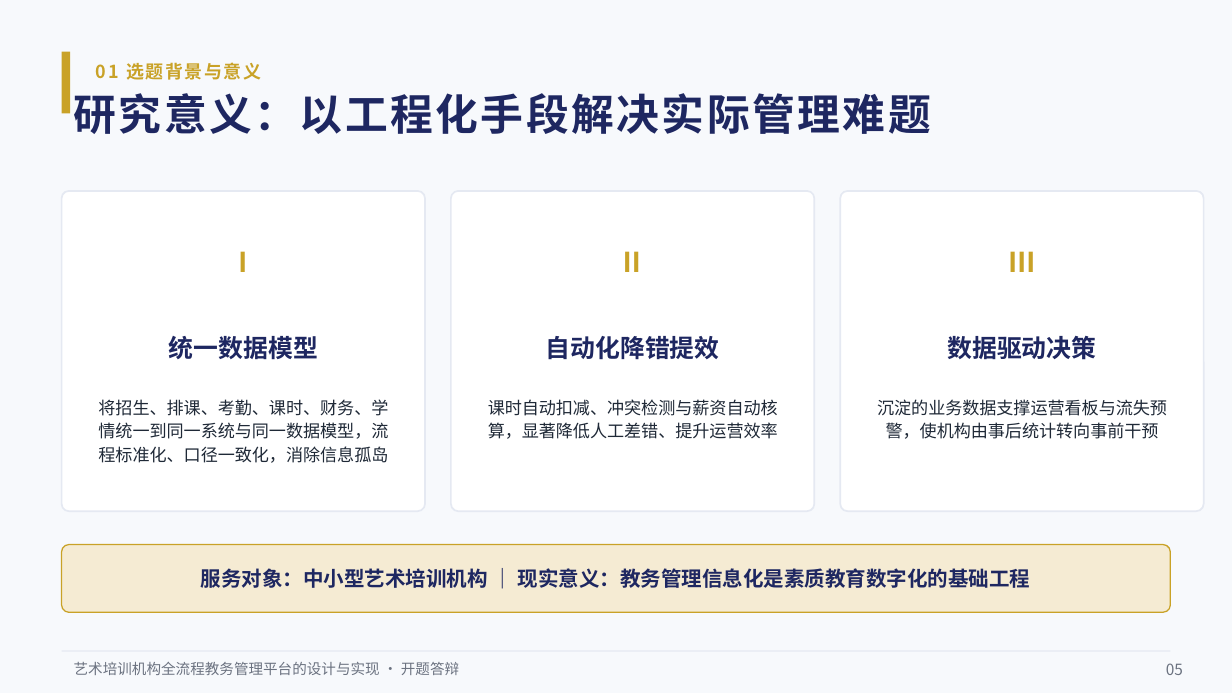
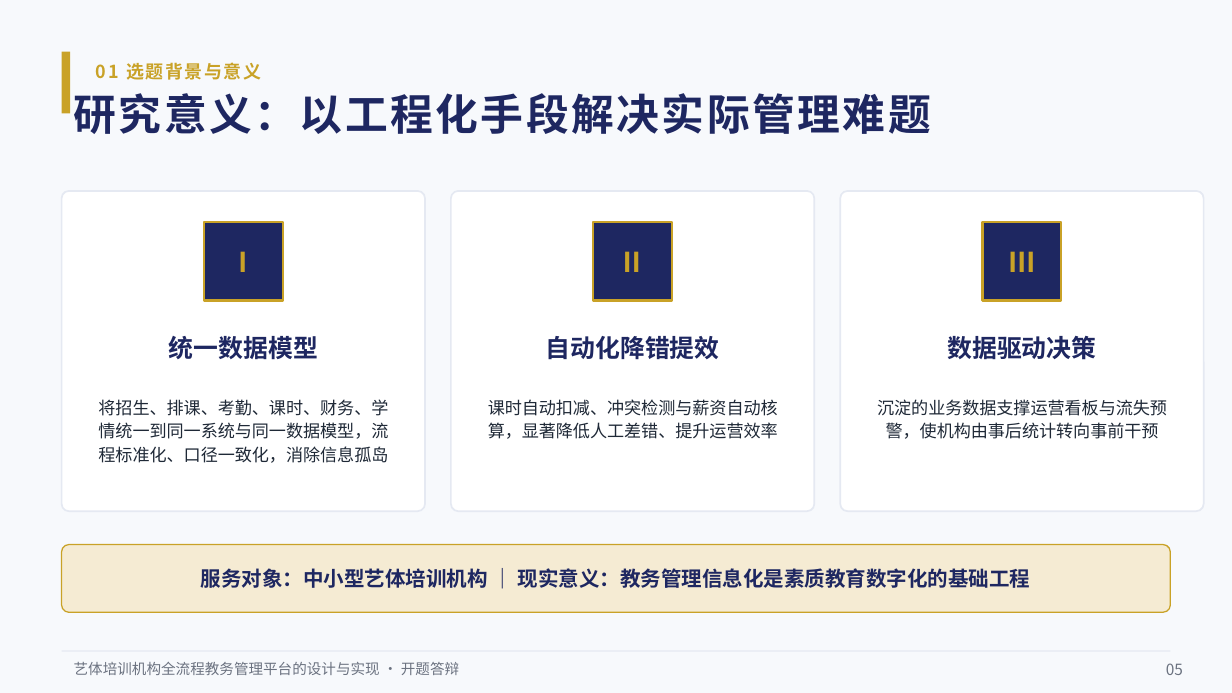
Before and after one commit to BYNekoNay/educational-administration, a slide deck: slide 5 of docs/defence/艺培通开题答辩.pptx. Drawn at 1232x693 pixels with LibreOffice and Linux fonts; fonts in the diff are those of the drawing. Boxes give left, top, right and bottom in pixels: in the first picture for what was removed or moved away, otherwise in the second. Text is boxed around its words. In the diff, an @@ line names an element or a change of style, - is before the commit and + after.

Commit message:
docs: 毕设文档更新——开题报告按新任务书（艺体）重写、新增文献综述与文献库、答辩材料同步

```diff
--- a/docs/defence/艺培通开题答辩.pptx
+++ b/docs/defence/艺培通开题答辩.pptx
@@ oval to rectangle in 3 elements at (205, 222, 283, 301), (594, 222, 673, 301), (982, 222, 1061, 301) @@
@@ text at (201, 568, 1031, 588): text changed @@
-服务对象：中小型艺术培训机构 ｜ 现实意义：教务管理信息化是素质教育数字化的基础工程
+服务对象：中小型艺体培训机构 ｜ 现实意义：教务管理信息化是素质教育数字化的基础工程
@@ text at (74, 662, 459, 675): text changed @@
-艺术培训机构全流程教务管理平台的设计与实现 · 开题答辩
+艺体培训机构全流程教务管理平台的设计与实现 · 开题答辩
```
Also in this commit, not shown: 16 other slides changed, 1 slide added, 46 other files.
